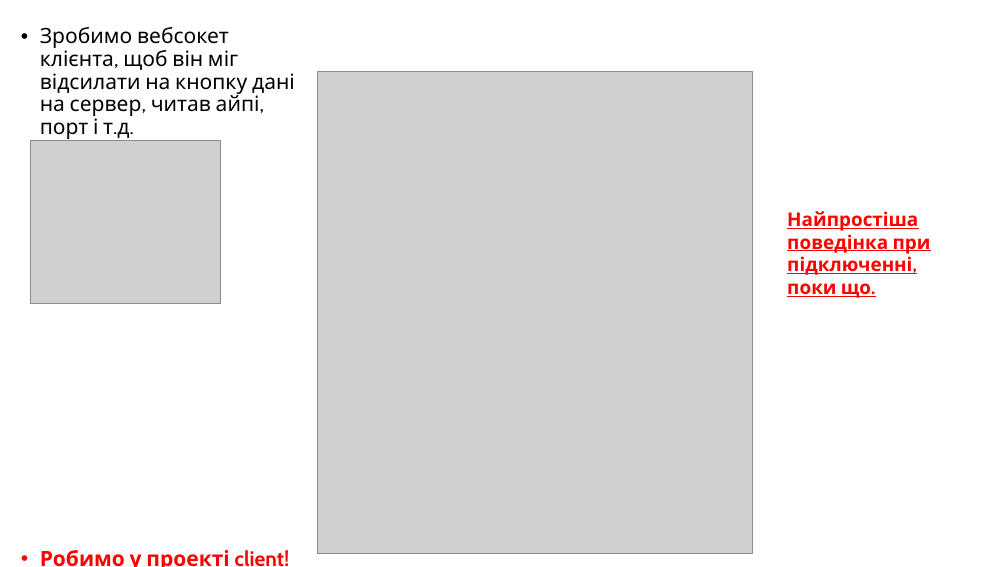
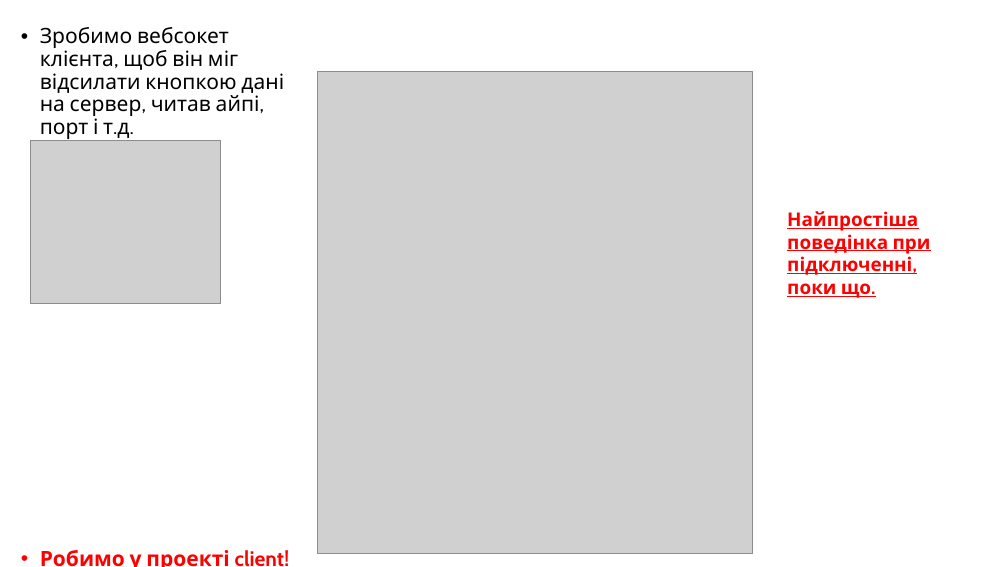
Before and after one commit to Archasmiel/CoolMessenger-JavaFX, a slide deck: slide 2 of lesson5/Lesson5.pptx (slide 3 before the commit). Drawn at 1008x567 pixels with LibreOffice and Linux fonts; fonts in the diff are those of the drawing; grey boxes stand for pictures. Boxes give left, top, right and bottom in pixels: in the first picture for what was removed or moved away, otherwise in the second. Text is boxed around its words. In the diff, an @@ line names an element or a change of style, - is before the commit and + after.

```diff
--- a/lesson5/Lesson5.pptx
+++ b/lesson5/Lesson5.pptx
@@ text at box(40, 27, 284, 141): text changed @@
-• Зробимо вебсокет клієнта, щоб він міг відсилати на кнопку дані на сервер, читав айпі, порт і т.д.
+• Зробимо вебсокет клієнта, щоб він міг відсилати кнопкою дані на сервер, читав айпі, порт і т.д.
```
Also in this commit, not shown: 13 other slides changed, 1 slide added, 2 slides removed, 14 other files.
